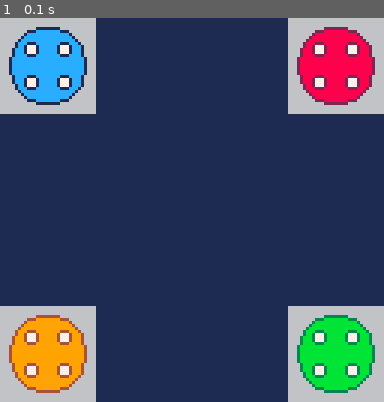
Above: before the commit, frame 1.
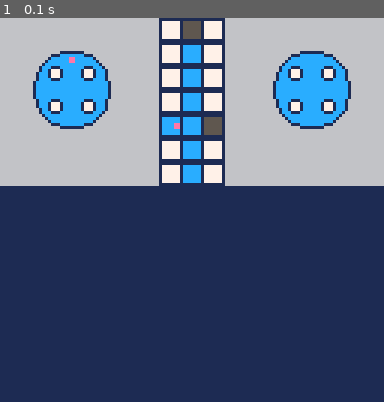
Above: after the commit, the same moment.

Repository: rhonniel/pico-parchis
Game: PICO-8 cartridge parchis.p8
Same seed, same stepped clock (60 frames per second), same inputs: the game is played once before the commit and once after it.
Inputs:
- Up to frame 1 (0.1 s): no input

The runs differ from the first frame. In frame 1, 48% of the frame differs, in the area x 0-100%, y 0-100%.

Commit message:
mapa pache a mitad

Diff:
--- a/board.lua
+++ b/board.lua
@@ -3,10 +3,13 @@
 end
 
 function draw_board()
-  draw_house(0, 0, "blue")
-  draw_house(128-(4*8), 0, "red")
-  draw_house(0, 128-(4*8), "orange")
-  draw_house(128-(4*8), 128-(4*8), "green")
+  --draw_house(0, 0, "blue")
+  --draw_house(128-(4*8), 0, "red")
+  --draw_house(0, 128-(4*8), "orange")
+  --draw_house(128-(4*8), 128-(4*8), "green")
+  map(0,0,0,0,16,8)
+  spr(100,20,10)
+  spr(100,55,32)
 end
 
 -- house code
--- a/parchis.p8
+++ b/parchis.p8
@@ -72,3 +72,20 @@
 
 
 
+__map__
+4848484848484754554648484848484800000000000000000000000000000000000000000000000000000000000000000000000000000000000000000000000000000000000000000000000000000000000000000000000000000000000000000000000000000000000000000000000000000000000000000000000000000000
+4840414243484744454648404142434800000000000000000000000000000000000000000000000000000000000000000000000000000000000000000000000000000000000000000000000000000000000000000000000000000000000000000000000000000000000000000000000000000000000000000000000000000000
+4850515253484744454648505152534800000000000000000000000000000000000000000000000000000000000000000000000000000000000000000000000000000000000000000000000000000000000000000000000000000000000000000000000000000000000000000000000000000000000000000000000000000000
+4860616263484744454648606162634800000000000000000000000000000000000000000000000000000000000000000000000000000000000000000000000000000000000000000000000000000000000000000000000000000000000000000000000000000000000000000000000000000000000000000000000000000000
+4870717273485657585948707172734800000000000000000000000000000000000000000000000000000000000000000000000000000000000000000000000000000000000000000000000000000000000000000000000000000000000000000000000000000000000000000000000000000000000000000000000000000000
+4848484848484744454648484848484800000000000000000000000000000000000000000000000000000000000000000000000000000000000000000000000000000000000000000000000000000000000000000000000000000000000000000000000000000000000000000000000000000000000000000000000000000000
+4848484848484744454648484848484800000000000000000000000000000000000000000000000000000000000000000000000000000000000000000000000000000000000000000000000000000000000000000000000000000000000000000000000000000000000000000000000000000000000000000000000000000000
+6b6b6b6b6b6b6b6b6b6b6b6b6b6b6b6b00000000000000000000000000000000000000000000000000000000000000000000000000000000000000000000000000000000000000000000000000000000000000000000000000000000000000000000000000000000000000000000000000000000000000000000000000000000
+6b6b6b6b6b6b6b6b6b6b6b6b6b6b6b6b00000000000000000000000000000000000000000000000000000000000000000000000000000000000000000000000000000000000000000000000000000000000000000000000000000000000000000000000000000000000000000000000000000000000000000000000000000000
+0000000000000000000000000000000000000000000000000000000000000000000000000000000000000000000000000000000000000000000000000000000000000000000000000000000000000000000000000000000000000000000000000000000000000000000000000000000000000000000000000000000000000000
+0000000000000000000000000000000000000000000000000000000000000000000000000000000000000000000000000000000000000000000000000000000000000000000000000000000000000000000000000000000000000000000000000000000000000000000000000000000000000000000000000000000000000000
+0000000000000000000000000000000000000000000000000000000000000000000000000000000000000000000000000000000000000000000000000000000000000000000000000000000000000000000000000000000000000000000000000000000000000000000000000000000000000000000000000000000000000000
+4041424300000000000000004041424300000000000000000000000000000000000000000000000000000000000000000000000000000000000000000000000000000000000000000000000000000000000000000000000000000000000000000000000000000000000000000000000000000000000000000000000000000000
+5051525300000000000000005051525300000000000000000000000000000000000000000000000000000000000000000000000000000000000000000000000000000000000000000000000000000000000000000000000000000000000000000000000000000000000000000000000000000000000000000000000000000000
+6061626300000000000000006061626300000000000000000000000000000000000000000000000000000000000000000000000000000000000000000000000000000000000000000000000000000000000000000000000000000000000000000000000000000000000000000000000000000000000000000000000000000000
+7071727300000000000000007071727300000000000000000000000000000000000000000000000000000000000000000000000000000000000000000000000000000000000000000000000000000000000000000000000000000000000000000000000000000000000000000000000000000000000000000000000000000000
Not shown, changed: 18 lines of the sprite sheet (__gfx__) section of parchis.p8
